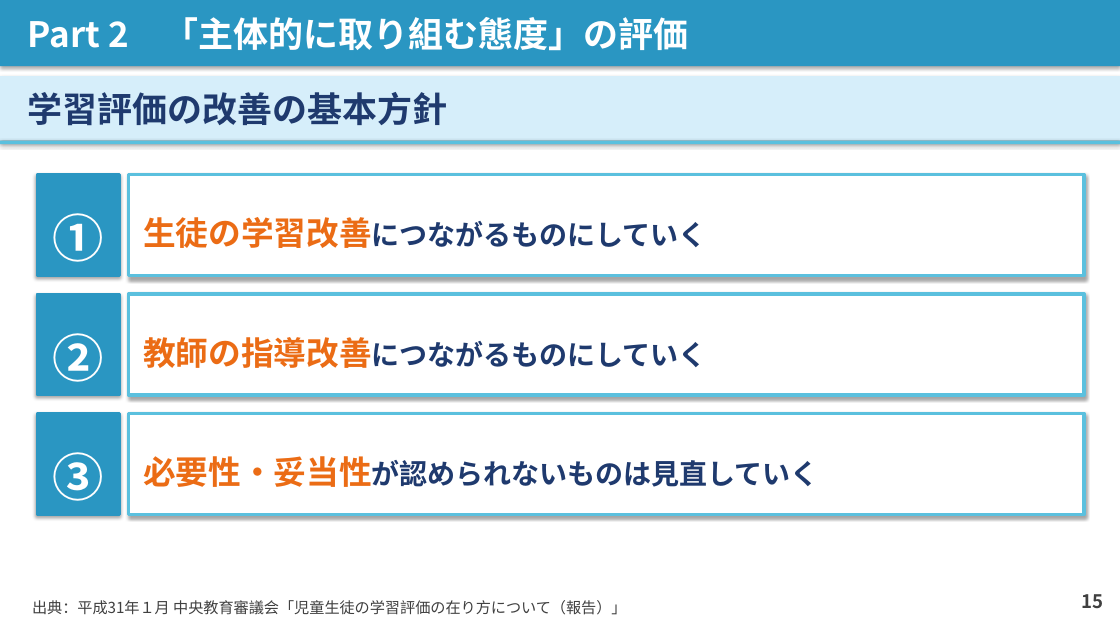
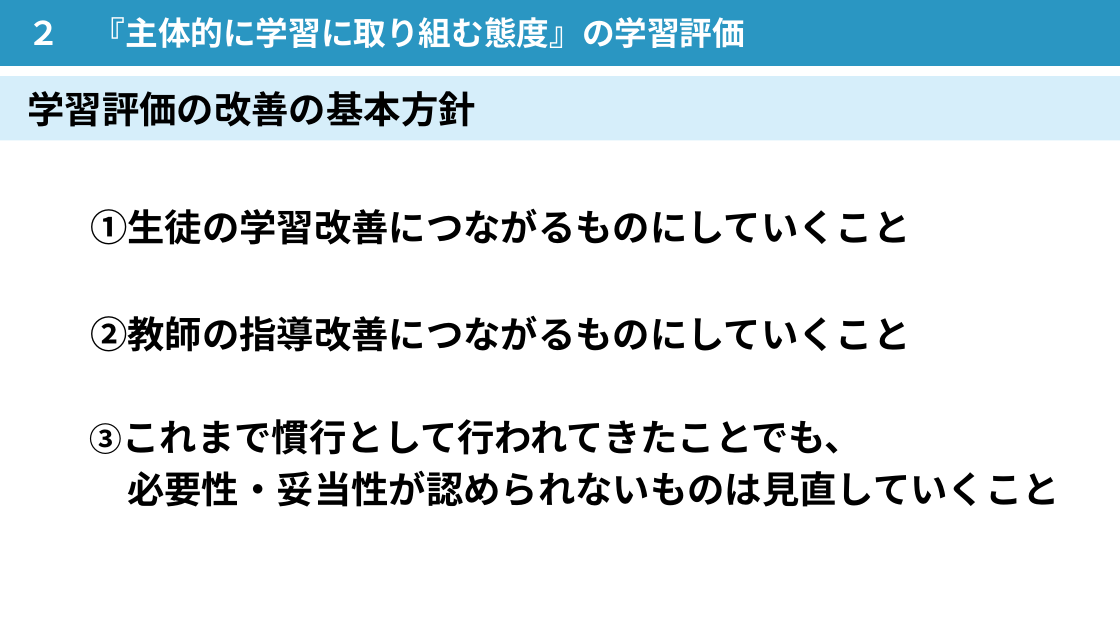
Before and after one commit to contynet730-star/con30, a slide deck: slide 13 of 講義スライド_石神井南中_20260603.pptx (slide 15 before the commit). Drawn at 1120x630 pixels with LibreOffice and Linux fonts; fonts in the diff are those of the drawing. Boxes give left, top, right and bottom in pixels: in the first picture for what was removed or moved away, otherwise in the second. Text is boxed around its words. In the diff, an @@ line names an element or a change of style, - is before the commit and + after.

```diff
--- a/講義スライド_石神井南中_20260603.pptx
+++ b/講義スライド_石神井南中_20260603.pptx
@@ rectangle "２ 『主体的に学習に取り組む態度』の学習評価" at <box>0,0,1120,66</box>: shadow off @@
@@ text in rectangle at <box>28,17,745,48</box>: text changed; size 30 to 28 pt @@
-Part 2 「主体的に取り組む態度」の評価
+２ 『主体的に学習に取り組む態度』の学習評価
@@ rectangle "学習評価の改善の基本方針" at <box>0,76,1120,141</box>: size 30 to 32 pt, text colour #1F3A6E to #000000; shadow off @@
@@ rectangle removed at <box>0,140,1120,144</box> @@
@@ rectangle removed at <box>37,175,119,276</box> @@
-①
@@ rectangle removed at <box>129,175,1084,276</box> @@
-生徒の学習改善につながるものにしていく
@@ text added at <box>90,208,911,245</box>, 32 pt, text #000000, bold @@
+①生徒の学習改善につながるものにしていくこと
@@ rectangle removed at <box>37,294,119,395</box> @@
-②
@@ rectangle removed at <box>129,294,1084,395</box> @@
-教師の指導改善につながるものにしていく
@@ text added at <box>90,315,911,352</box>, 32 pt, text #000000, bold @@
+②教師の指導改善につながるものにしていくこと
@@ rectangle removed at <box>37,413,119,514</box> @@
-③
@@ text "③これまで慣行として行われてきたことでも、": place and size @@
-text "③これまで慣行として行われてきたことでも、" at <box>129,413,1084,514</box>
+text "③これまで慣行として行われてきたことでも、" at <box>123,419,1060,507</box>
@@ text "③これまで慣行として行われてきたことでも、" at <box>123,419,1060,507</box>: vertical alignment middle to top; fill #FFFFFF to none; outline #5BC0DE 3 pt to none; shadow off @@
@@ text at <box>123,419,1060,507</box>: text changed; size 24 to 32 pt; text colour #1F3A6E to #000000 @@
-必要性・妥当性が認められないものは見直していく
+③これまで慣行として行われてきたことでも、
+必要性・妥当性が認められないものは見直していくこと
@@ text removed at <box>1081,594,1103,608</box> @@
-15
@@ text removed at <box>32,600,626,615</box> @@
-出典：平成31年１月 中央教育審議会「児童生徒の学習評価の在り方について（報告）」
```
Also in this commit, not shown: 21 other slides changed, 5 slides added, 8 slides removed.
